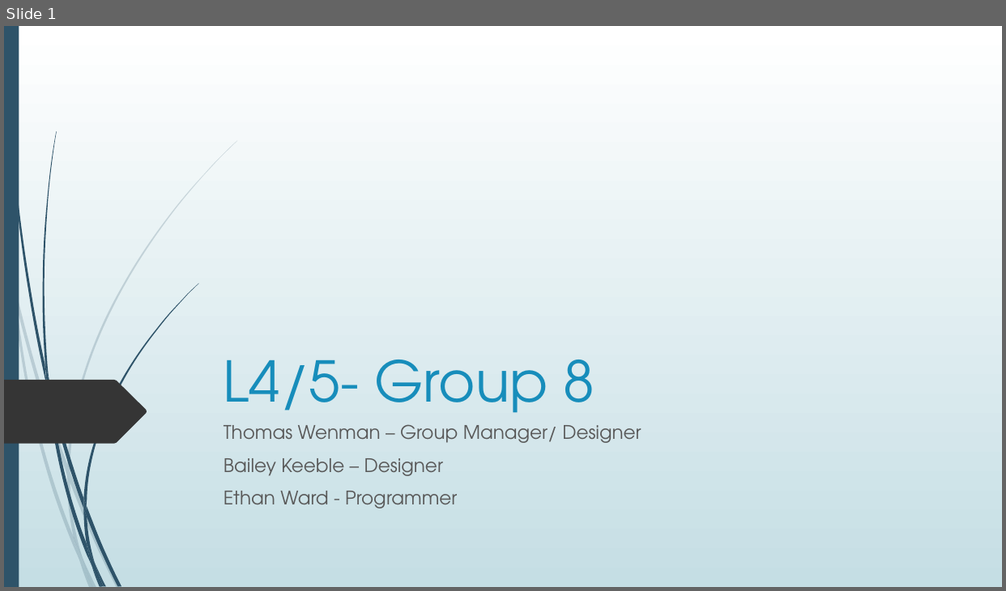
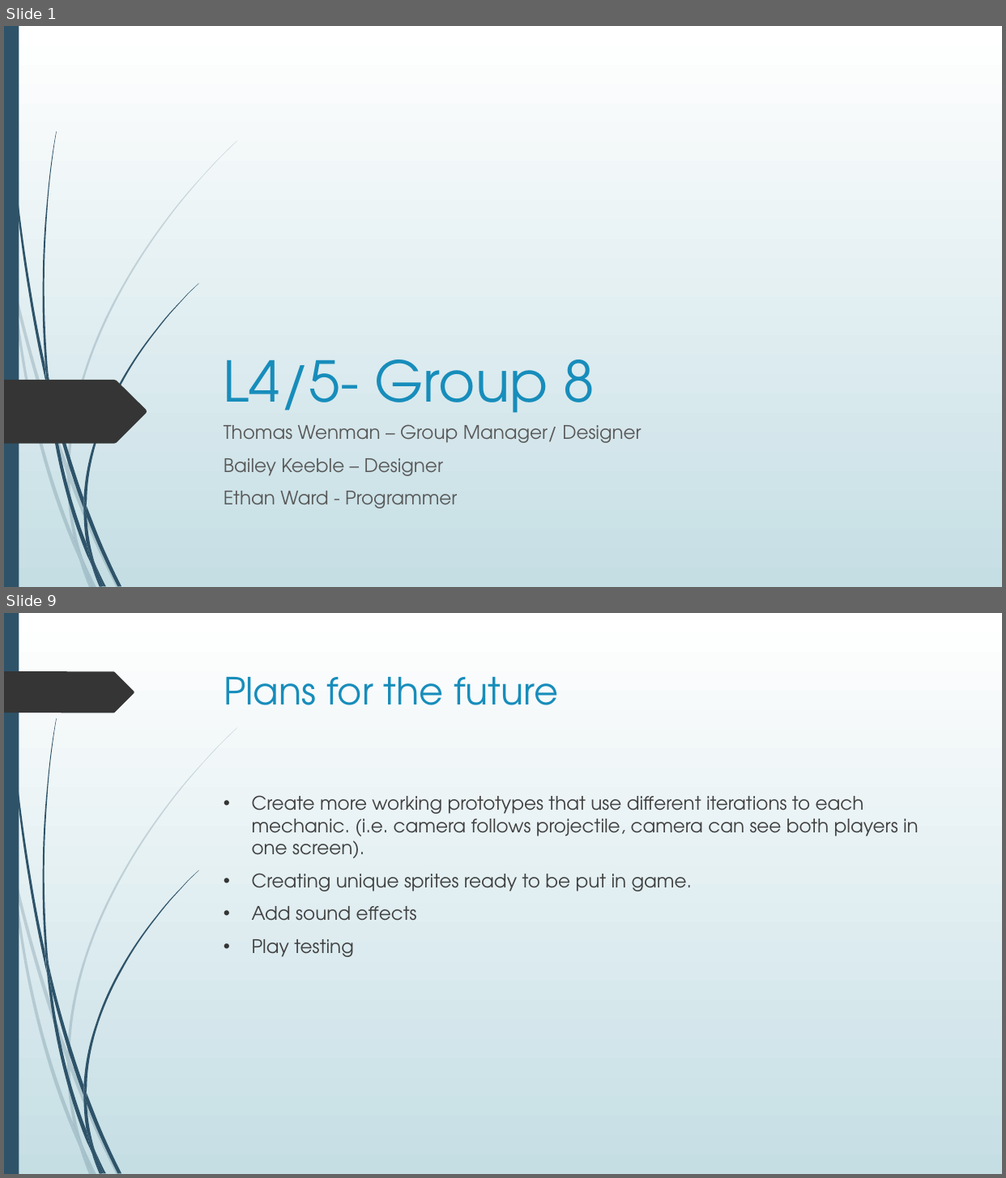
Before and after one commit to UoSGamesGroups/second-semester-s2-level-4-5-group-8, a slide deck: Presentations/First Presentation.pptx. Shown one above the other, each under a label of ours: slide 1 before the commit, slides 1 and 9 after it; the slides between them are not shown. The pictures are 1006x591 and 1006x1178 pixels, drawn with LibreOffice and Linux fonts; fonts in the diff are those of the drawing. Boxes give left, top, right and bottom in pixels: in the first picture for what was removed or moved away, otherwise in the second. Text is boxed around its words. In the diff, an @@ line names an element or a change of style, - is before the commit and + after.

```diff
--- a/Presentations/First Presentation.pptx
+++ b/Presentations/First Presentation.pptx
@@ slide 9 added at (x1=4, y1=613, x2=1002, y2=1174), background gradient #FFFFFF to #C5DEE5; not listed: 23 template elements that a slide beside it also shows @@
@@ freeform shape added at (x1=4, y1=671, x2=134, y2=713), fill #353535 @@
@@ title added at (x1=224, y1=677, x2=558, y2=705), 36 pt, text #178DBB @@
+Plans for the future
@@ text added at (x1=252, y1=795, x2=918, y2=957), 18 pt, text #404040 @@
+• Create more working prototypes that use different iterations to each mechanic. (i.e. camera follows projectile, camera can see both players in one screen).
+• Creating unique sprites ready to be put in game.
+• Add sound effects
+• Play testing
```
Also in this commit, not shown: 2 slides changed, 7 other slides added, 3 slides removed, 1 other file.
